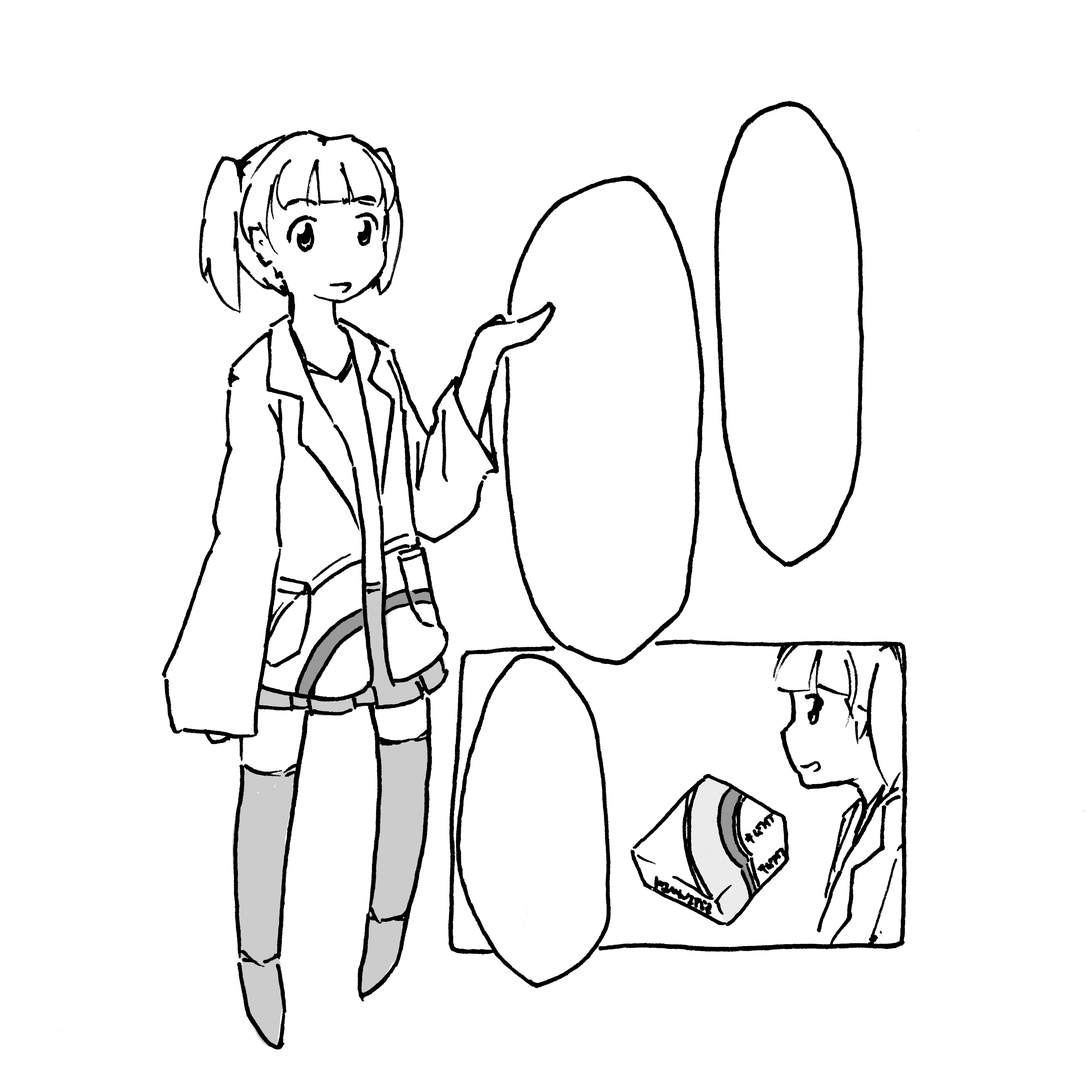
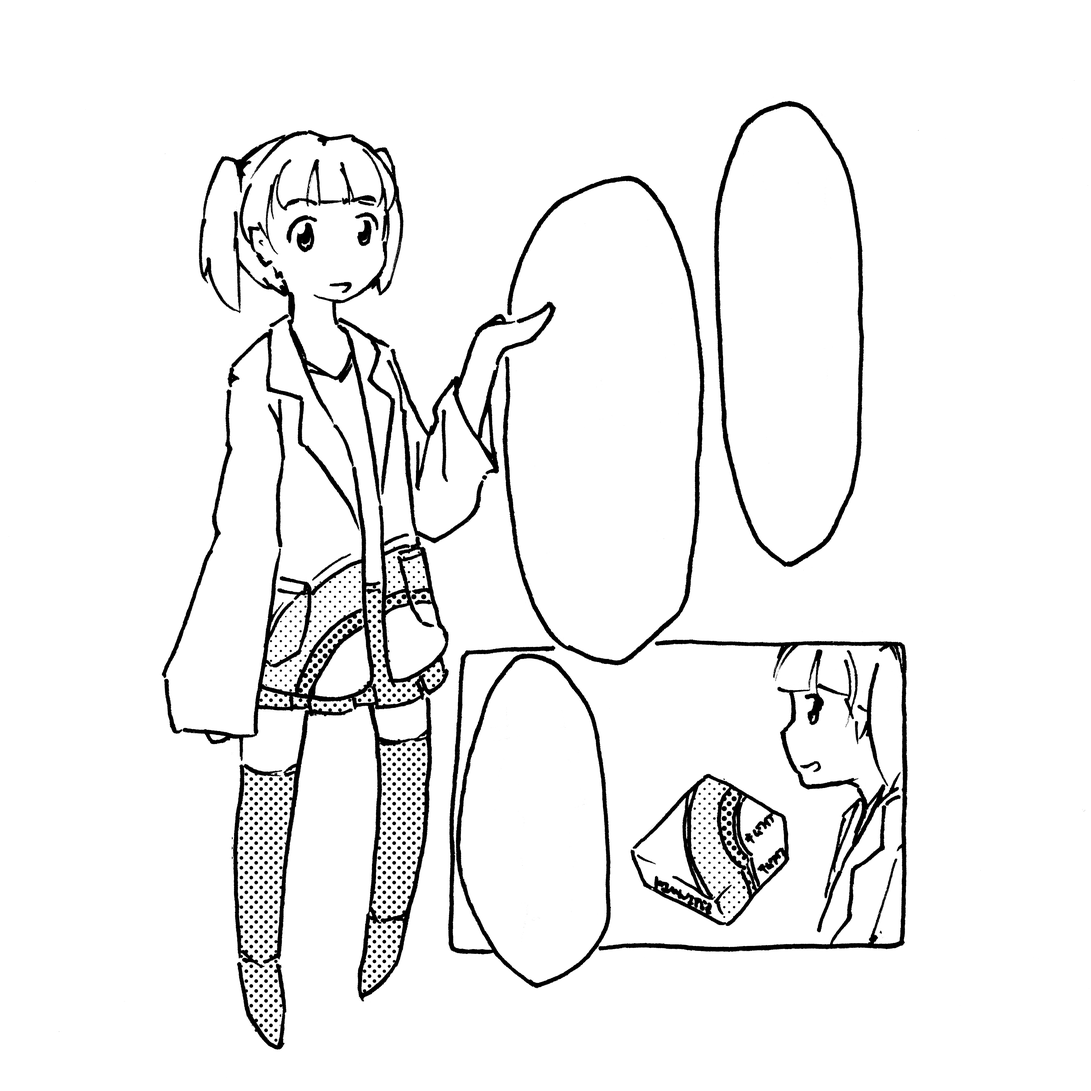
Before/after of a (1091, 1091) layered artwork. What changed in the layer stack:
added layer "レイヤー 6" (multiply) above "レイヤー 5" over box(231, 546, 756, 1048)
added layer "レイヤー 5" (multiply) above "グループ 1" over box(231, 582, 756, 1048)
moved "レイヤー 2" into group "グループ 1" over box(231, 582, 447, 1048)
moved "レイヤー 3" into group "グループ 1", painted on it over box(261, 546, 751, 924)
moved "レイヤー 1" into group "グループ 1" over box(296, 590, 756, 897)
added group "グループ 2" with 2 layers above "べた塗り 1" over box(231, 546, 756, 1048)
renamed "背景" to "レイヤー 0", moved it into group "グループ 2" over box(231, 546, 756, 1048)
added layer "べた塗り 1" over box(231, 546, 756, 1048)
